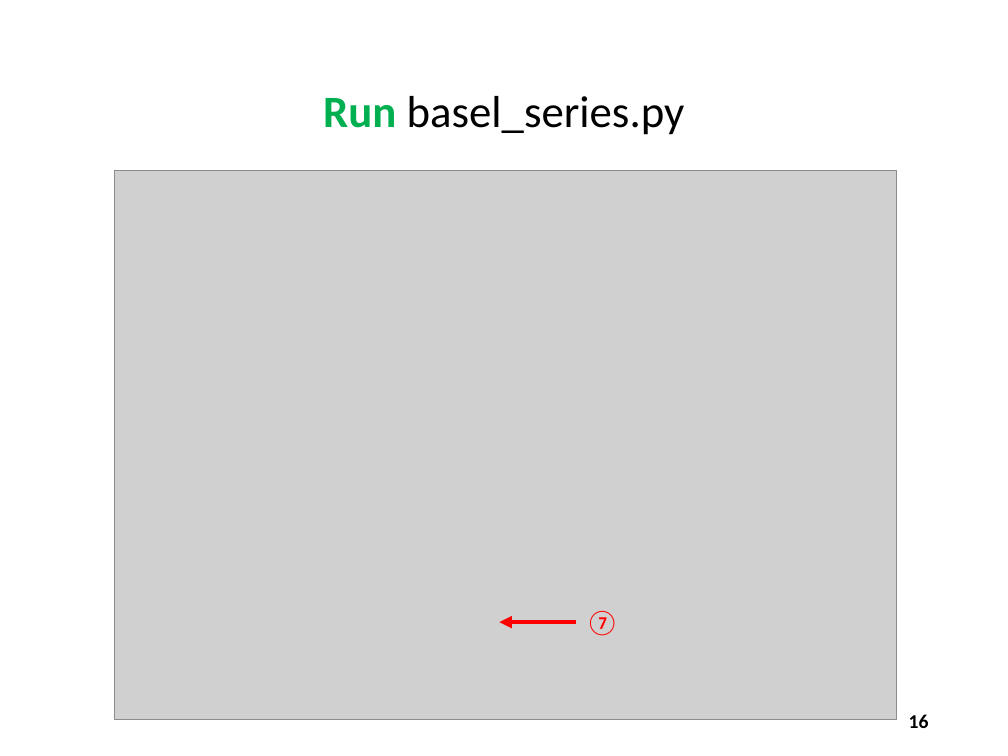
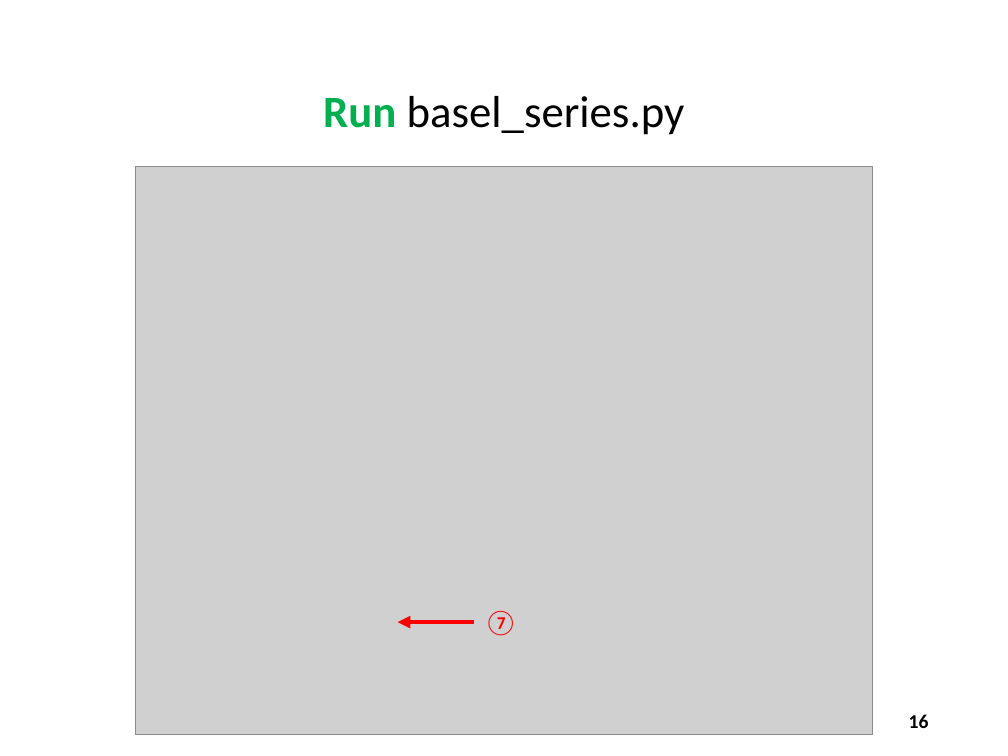
Before and after one commit to dbiersach/csi-spark-prep, a slide deck: slide 16 of slides/Session 02 - Arrays and Algorithms/Session 02 - Arrays and Algorithms.pptx. Drawn at 1008x756 pixels with LibreOffice and Linux fonts; fonts in the diff are those of the drawing; grey boxes stand for pictures. Boxes give left, top, right and bottom in pixels: in the first picture for what was removed or moved away, otherwise in the second. Text is boxed around its words. In the diff, an @@ line names an element or a change of style, - is before the commit and + after.

```diff
--- a/slides/Session 02 - Arrays and Algorithms/Session 02 - Arrays and Algorithms.pptx
+++ b/slides/Session 02 - Arrays and Algorithms/Session 02 - Arrays and Algorithms.pptx
@@ picture: place and size @@
-picture at box(114, 170, 896, 719)
+picture at box(135, 166, 873, 734)
@@ arrow moved from (576, 622) - (499, 622) to (474, 622) - (398, 622) @@
@@ text "⑦": place and size @@
-text "⑦" at box(586, 611, 619, 636)
+text "⑦" at box(484, 611, 517, 636)
```
Also in this commit, not shown: 6 other slides changed, 2 slides added, 3 other files.
